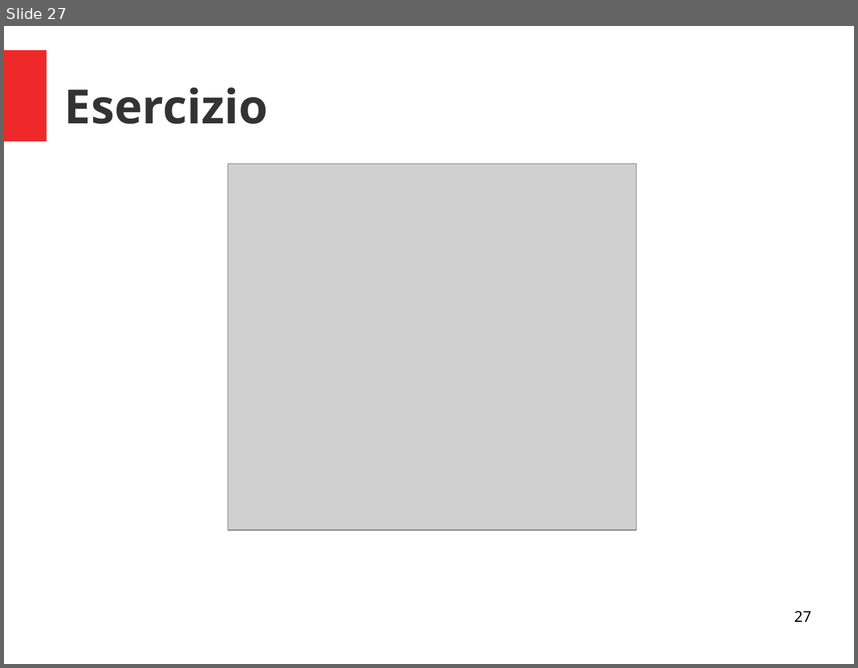
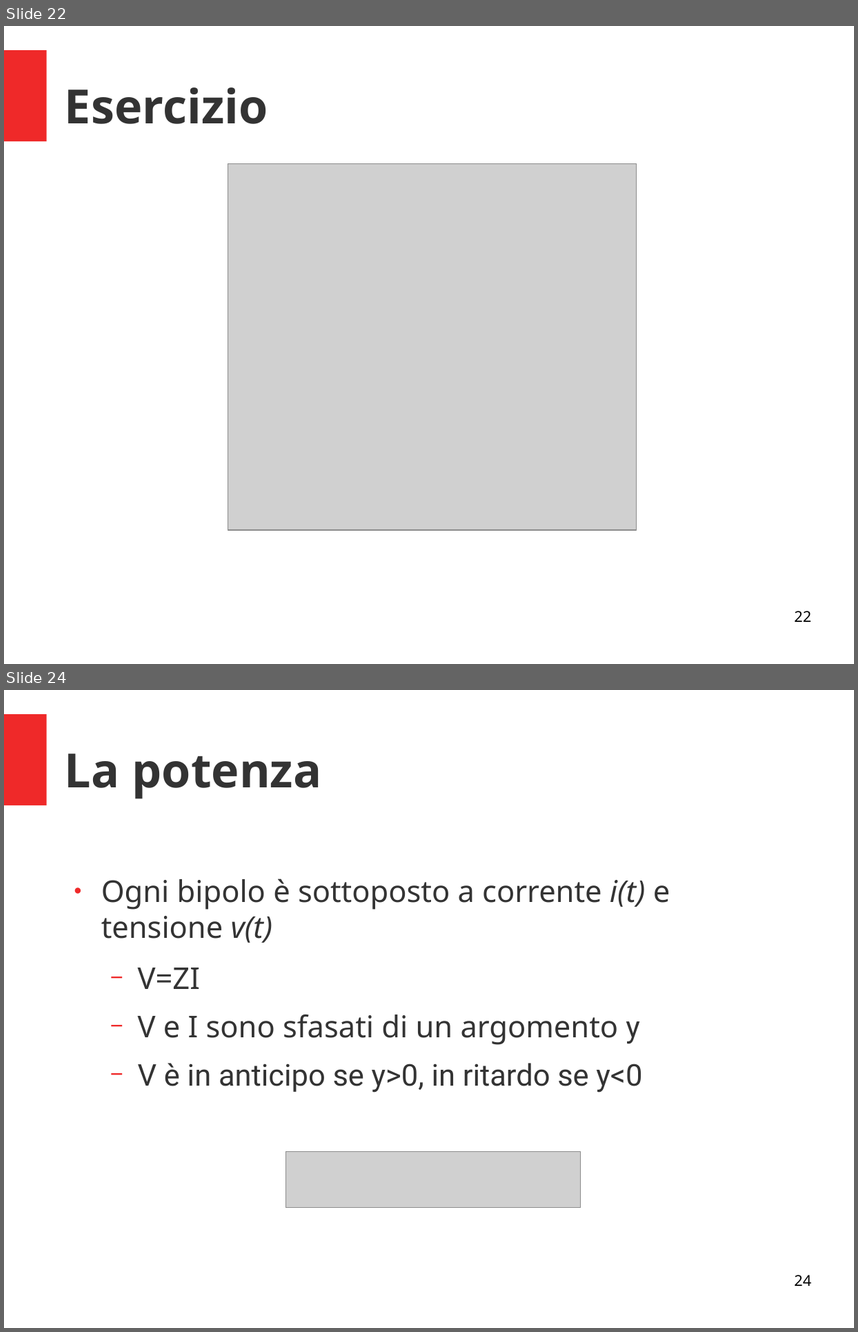
Before and after one commit to fuserale/Baronio, a slide deck: Anno 2019_2020/4A TL/2. La corrente alternata/2. La corrente alternata.odp. Shown one above the other, each under a label of ours: slide 27 before the commit, slides 22 and 24 after it; the slides between them are not shown. The pictures are 858x668 and 858x1332 pixels, drawn with LibreOffice and Linux fonts; fonts in the diff are those of the drawing; grey boxes stand for pictures. Boxes give left, top, right and bottom in pixels: in the first picture for what was removed or moved away, otherwise in the second. Text is boxed around its words. In the diff, an @@ line names an element or a change of style, - is before the commit and + after.

```diff
--- a/Anno 2019_2020/4A TL/2. La corrente alternata/2. La corrente alternata.odp
+++ b/Anno 2019_2020/4A TL/2. La corrente alternata/2. La corrente alternata.odp
@@ slide 24 added at <box>4,690,854,1328</box>, background #FFFFFF; not listed: 1 template element that a slide beside it also shows @@
@@ title added at <box>65,753,322,799</box>, 44 pt, text #333333, bold @@
+La potenza
@@ text added at <box>101,878,671,1092</box>, 28 pt, text #333333 @@
+● Ogni bipolo è sottoposto a corrente i(t) e tensione v(t)
+  − V=ZI
+  − V e I sono sfasati di un argomento y
+  − V è in anticipo se y>0, in ritardo se y<0
@@ picture added at <box>286,1152,581,1207</box> @@
@@ page number added at <box>794,1274,811,1285</box>, 14 pt, text #000000 @@
+24
@@ what was slide 27 is now slide 22 @@
@@ page number at <box>794,610,811,621</box>: text changed @@
-27
+22
```
Also in this commit, not shown: 16 other slides added, 7 slides removed, 14 other files.
